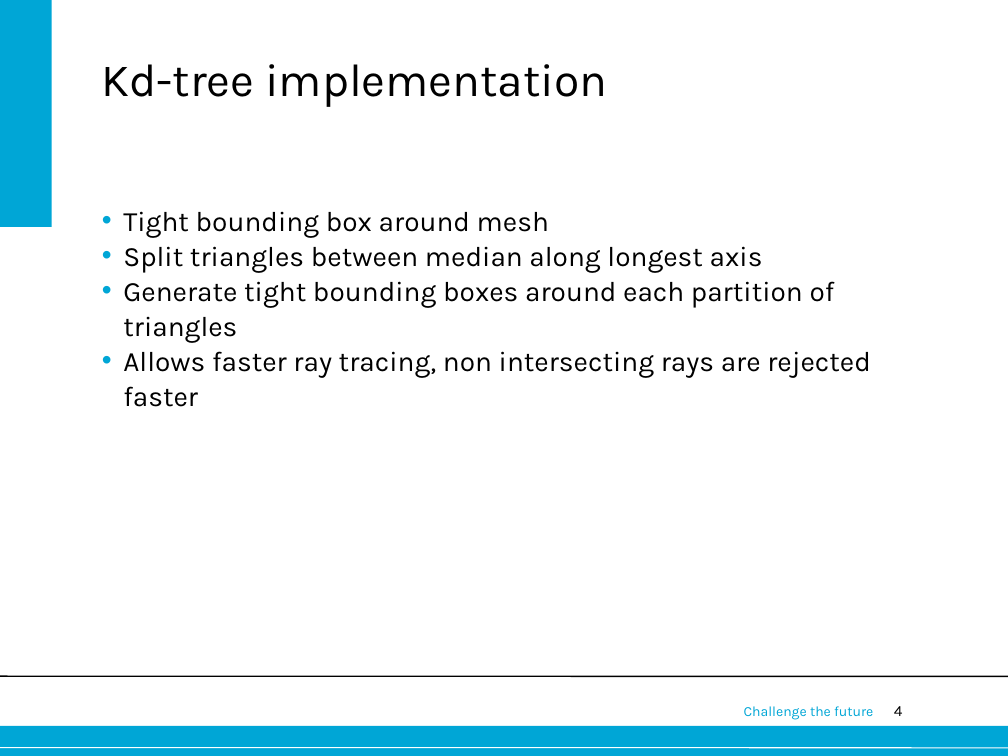
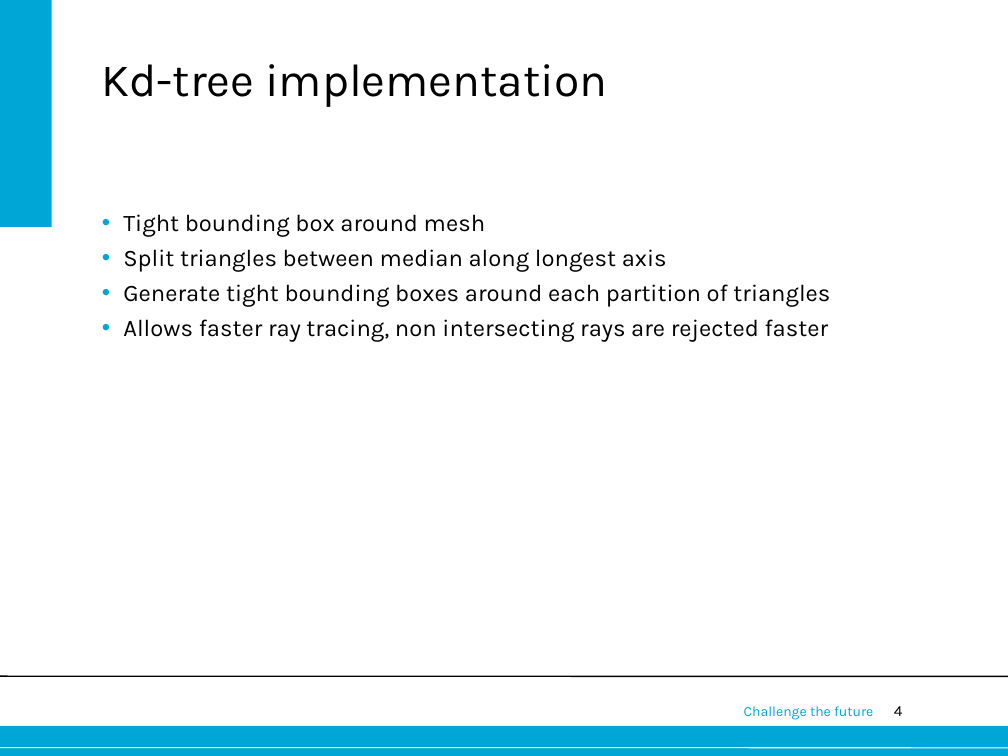
Before and after one commit to Boudewijn26/Computer-Graphics-group-17, a slide deck: slide 4 of docs/Presentation.ppt. Drawn at 1008x756 pixels with LibreOffice and Linux fonts; fonts in the diff are those of the drawing; background and template pictures are left out. Boxes give left, top, right and bottom in pixels: in the first picture for what was removed or moved away, otherwise in the second. Text is boxed around its words. In the diff, an @@ line names an element or a change of style, - is before the commit and + after.

```diff
--- a/docs/Presentation.ppt
+++ b/docs/Presentation.ppt
@@ text "Tight bounding box around mesh" at box(123, 214, 830, 342): size 20 to 17 pt @@
```
Also in this commit, not shown: 1 other slide changed.
